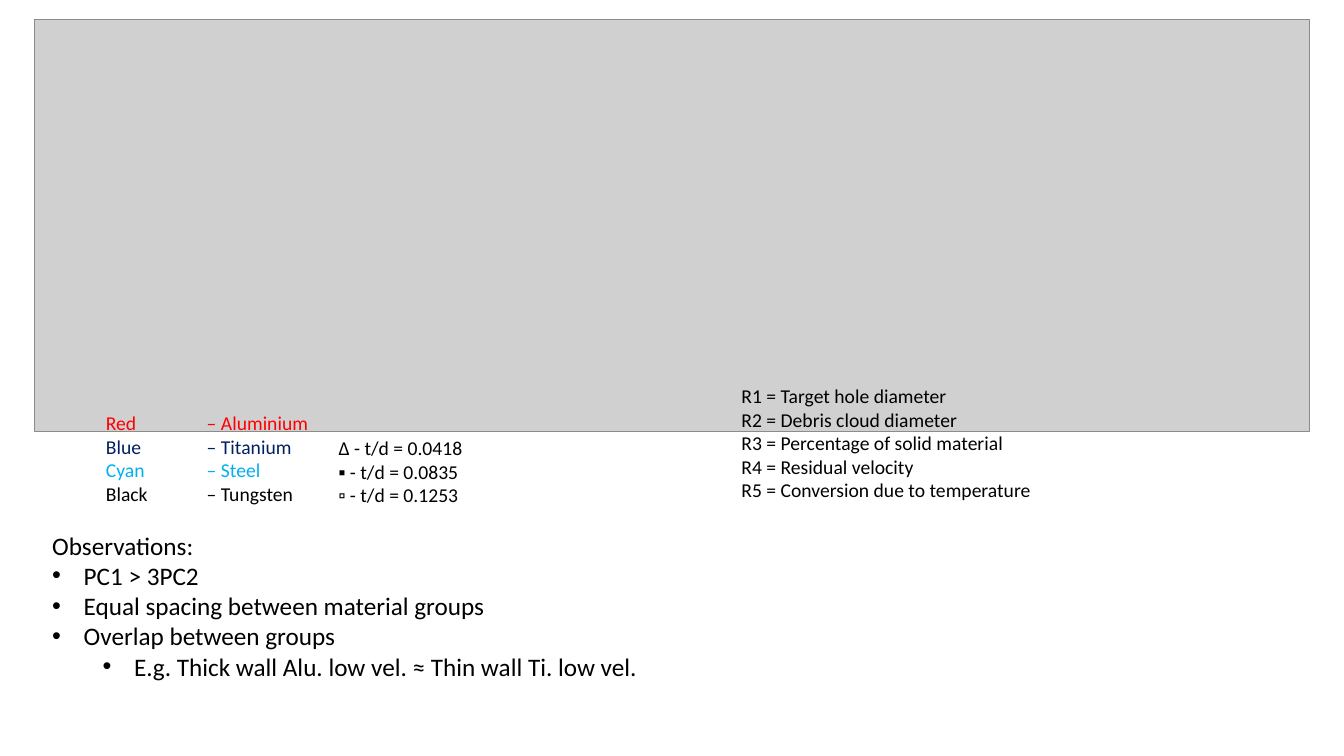
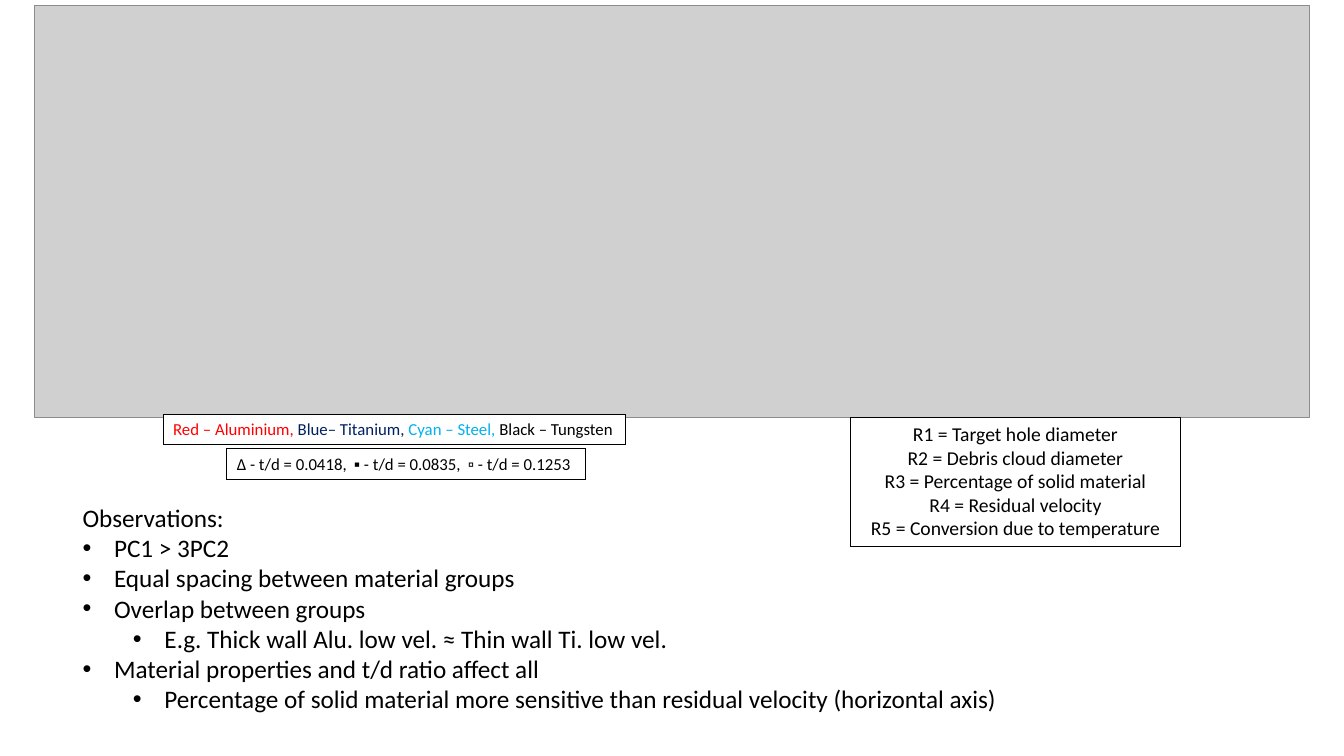
Before and after one commit to amoudes/HVI, a slide deck: slide 9 of Results_Presentation.pptx (slide 8 before the commit). Drawn at 1344x756 pixels with LibreOffice and Linux fonts; fonts in the diff are those of the drawing; grey boxes stand for pictures. Boxes give left, top, right and bottom in pixels: in the first picture for what was removed or moved away, otherwise in the second. Text is boxed around its words. In the diff, an @@ line names an element or a change of style, - is before the commit and + after.

```diff
--- a/Results_Presentation.pptx
+++ b/Results_Presentation.pptx
@@ picture: place and size @@
-picture at <box>34,19,1309,432</box>
+picture at <box>34,5,1309,417</box>
@@ rectangle "Red – Aluminium, Blue– Titanium, ..." at <box>163,414,625,445</box>: fill none to #FFFFFF; outline none to #000000 0.75 pt @@
@@ rectangle "Red – Aluminium, Blue– Titanium, ...": place and size @@
-rectangle "Red – Aluminium, Blue– Titanium, ..." at <box>106,416,308,505</box>
+rectangle "Red – Aluminium, Blue– Titanium, ..." at <box>163,414,625,445</box>
@@ rectangle "R1 = Target hole diameter": place and size @@
-rectangle "R1 = Target hole diameter" at <box>741,389,1031,500</box>
+rectangle "R1 = Target hole diameter" at <box>851,417,1182,546</box>
@@ rectangle "R1 = Target hole diameter" at <box>851,417,1182,546</box>: alignment left to centre; fill none to #FFFFFF; outline none to #000000 0.5 pt @@
@@ text in rectangle at <box>173,423,613,438</box>: text changed; size 14 to 12 pt; text colour #000000 to #FF0000 @@
-Red – Aluminium
-Blue – Titanium
-Cyan – Steel
-Black – Tungsten
+Red – Aluminium, Blue– Titanium, Cyan – Steel, Black – Tungsten
@@ rectangle "∆ - t/d = 0.0418, ...": place and size @@
-rectangle "∆ - t/d = 0.0418, ..." at <box>360,441,463,503</box>
+rectangle "∆ - t/d = 0.0418, ..." at <box>227,449,586,479</box>
@@ rectangle "∆ - t/d = 0.0418, ..." at <box>227,449,586,479</box>: fill none to #FFFFFF; outline none to #000000 0.75 pt @@
@@ text in rectangle at <box>259,458,571,472</box>: text changed; size 14 to 12 pt @@
-∆ - t/d = 0.0418
-▪ - t/d = 0.0835
-▫ - t/d = 0.1253
+∆ - t/d = 0.0418, ▪ - t/d = 0.0835, ▫ - t/d = 0.1253
@@ text "Observations:": place and size @@
-text "Observations:" at <box>52,537,637,681</box>
+text "Observations:" at <box>83,509,996,713</box>
@@ text at <box>114,660,996,713</box>: paragraphs added @@
+• Material properties and t/d ratio affect all
+  • Percentage of solid material more sensitive than residual velocity (horizontal axis)
```
Also in this commit, not shown: 2 other slides changed, 2 slides added, 1 slide removed, 2 other files.
